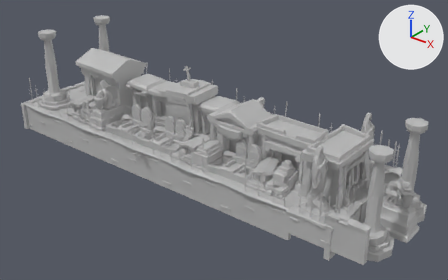
Before and after pictures for a commit that changed the glTF model assets/necropoly/necropoly_chunk_01c.glb.
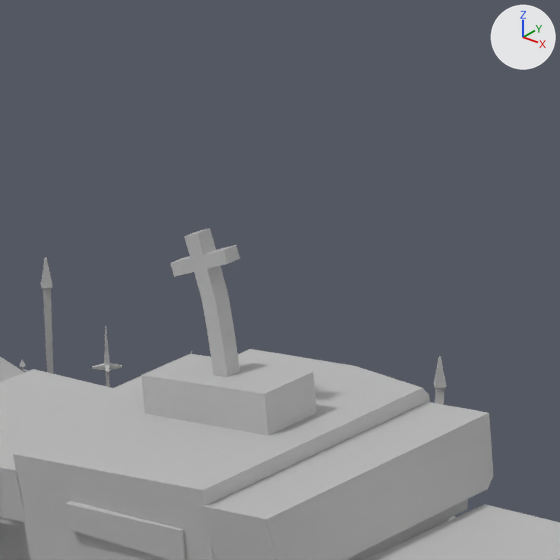
There are two pictures of each version: one whole from a 50 mm camera at (51.0, -58.9, 41.8) aimed at (3.3, 0.7, 4.8), one close up on the part from 37% to 50% of the width and 15% to 36% of the height. Lighting does not change. The marker at upper right points along +X, +Y and +Z. The last two pictures show the newer version. Vertices at exactly the same position are counted once.

The first close-up shows 'NecroPOLY_Chunk_01c'.
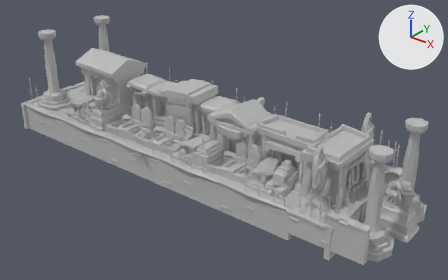
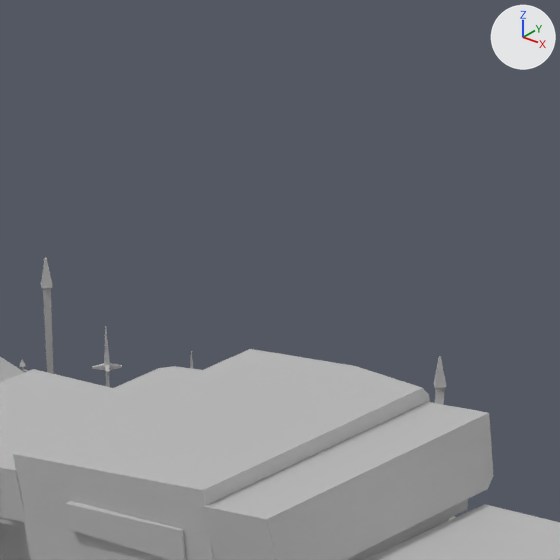
Changed parts and their boxes (x1, y1, x2, y2) in the close-ups (560 x 560 px):
'NecroPOLY_Chunk_01c', reshaped
    before: (0, 228, 560, 560)
    after: (0, 258, 560, 560)
part 1 of me_necropoly_chunk_01c, deleted
    before: (141, 228, 317, 435)

The change in detail:
me_necropoly_chunk_01c is used by ob_necropoly_chunk_01c; location (0.0, 0.0, 0.0).
me_necropoly_chunk_01c had 22902 vertices, 36673 faces and spanned x -31.0..31.0, y -9.5..9.5, z 0.0..15.8.
me_necropoly_chunk_01c now has 22830 vertices, 36537 faces and spans x -31.0..31.0, y -9.5..9.5, z 0.0..15.8.
me_necropoly_chunk_01c part 1: the loose piece of 40 vertices spanning x -4.3..-1.8, y 0.4..1.7, z 10.8..13.9 is deleted.
Other edits to the shape of me_necropoly_chunk_01c do not show in these pictures.
